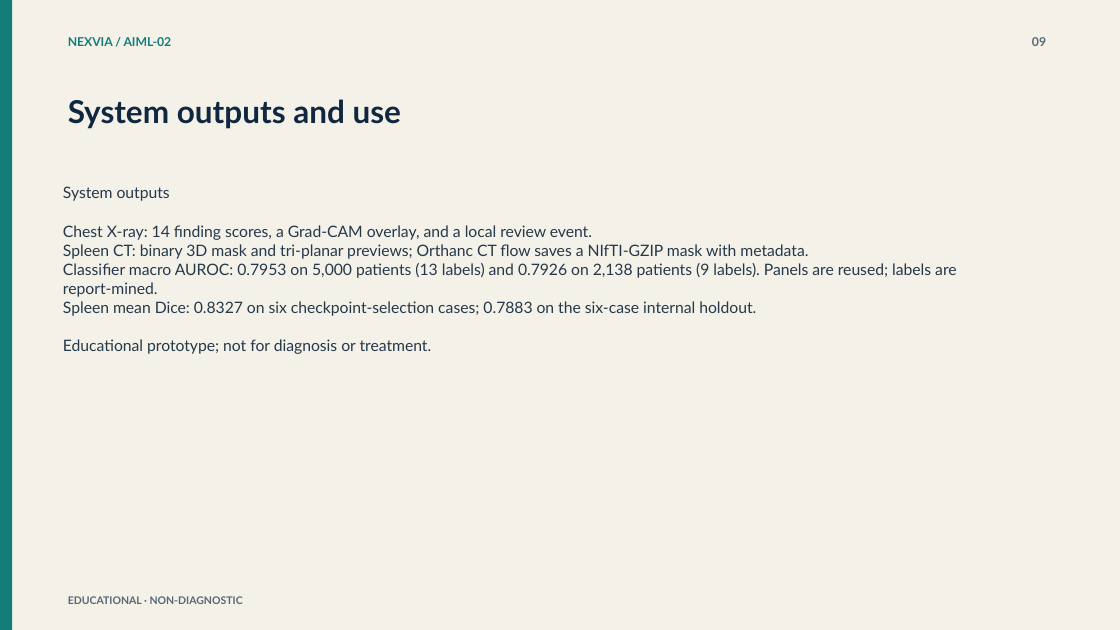
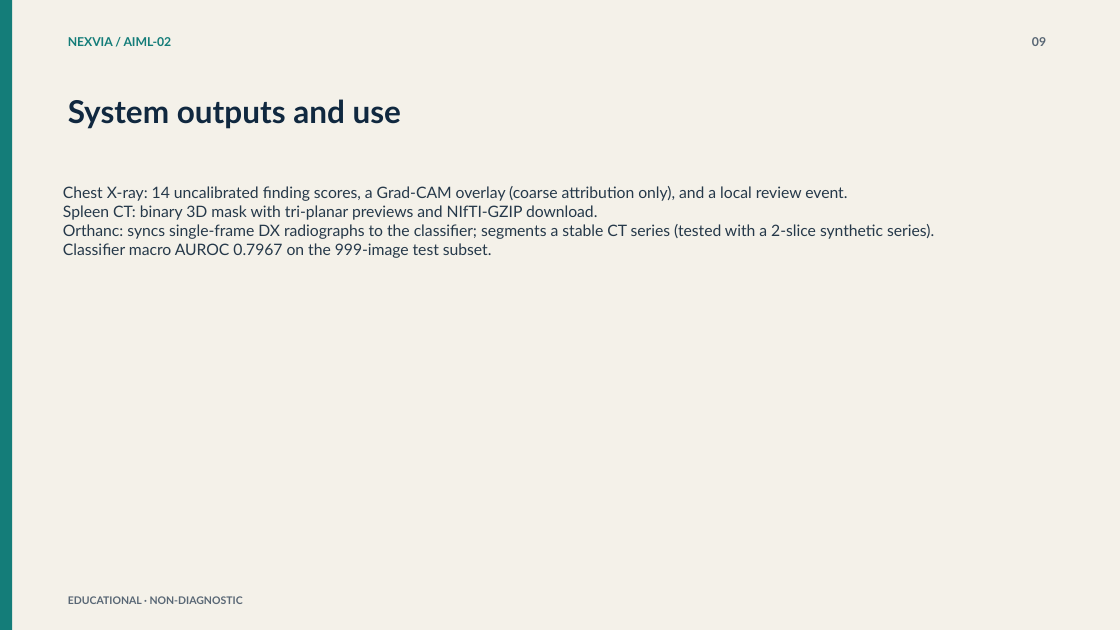
Before and after one commit to ram15x/nexvia-aiml-internship, a slide deck: slide 9 of AIML-02/deliverables/Medical_Imaging_AI_Review_Platform.pptx. Drawn at 1120x630 pixels with LibreOffice and Linux fonts; fonts in the diff are those of the drawing. Boxes give left, top, right and bottom in pixels: in the first picture for what was removed or moved away, otherwise in the second. Text is boxed around its words. In the diff, an @@ line names an element or a change of style, - is before the commit and + after.

Commit message:
Update presentation to the verified results
Replace the earlier development-panel figures and the 0.8327 spleen
validation Dice with the 999-image classifier subset (macro AUROC 0.7967,
per-label intervals) and the reported held-out spleen Dice 0.3272. The
reflection slide is unchanged for the student to complete.

```diff
--- a/AIML-02/deliverables/Medical_Imaging_AI_Review_Platform.pptx
+++ b/AIML-02/deliverables/Medical_Imaging_AI_Review_Platform.pptx
@@ text at (63,186,934,258): text changed @@
-System outputs
-Chest X-ray: 14 finding scores, a Grad-CAM overlay, and a local review event.
-Spleen CT: binary 3D mask and tri-planar previews; Orthanc CT flow saves a NIfTI-GZIP mask with metadata.
-Classifier macro AUROC: 0.7953 on 5,000 patients (13 labels) and 0.7926 on 2,138 patients (9 labels). Panels are reused; labels are report-mined.
-Spleen mean Dice: 0.8327 on six checkpoint-selection cases; 0.7883 on the six-case internal holdout.
-Educational prototype; not for diagnosis or treatment.
+Chest X-ray: 14 uncalibrated finding scores, a Grad-CAM overlay (coarse attribution only), and a local review event.
+Spleen CT: binary 3D mask with tri-planar previews and NIfTI-GZIP download.
+Orthanc: syncs single-frame DX radiographs to the classifier; segments a stable CT series (tested with a 2-slice synthetic series).
+Classifier macro AUROC 0.7967 on the 999-image test subset.
```
Also in this commit, not shown: 5 other slides changed.
